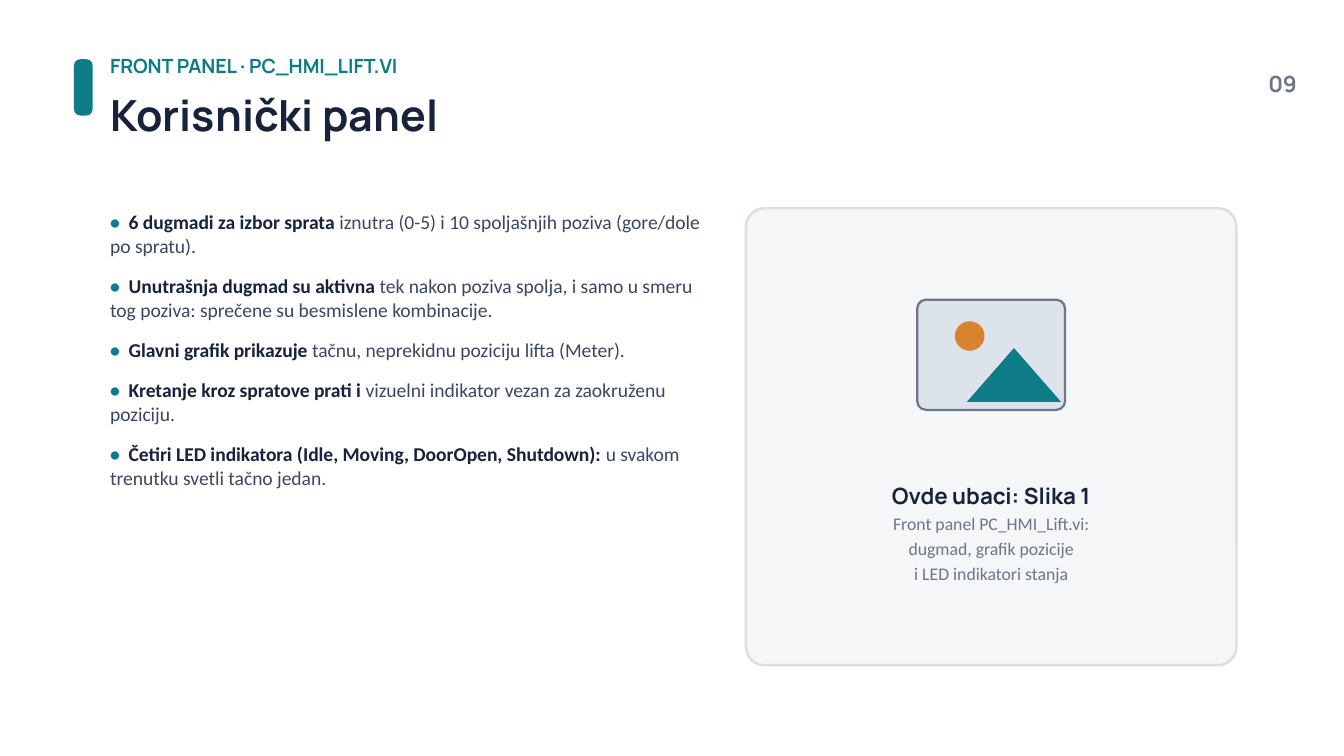
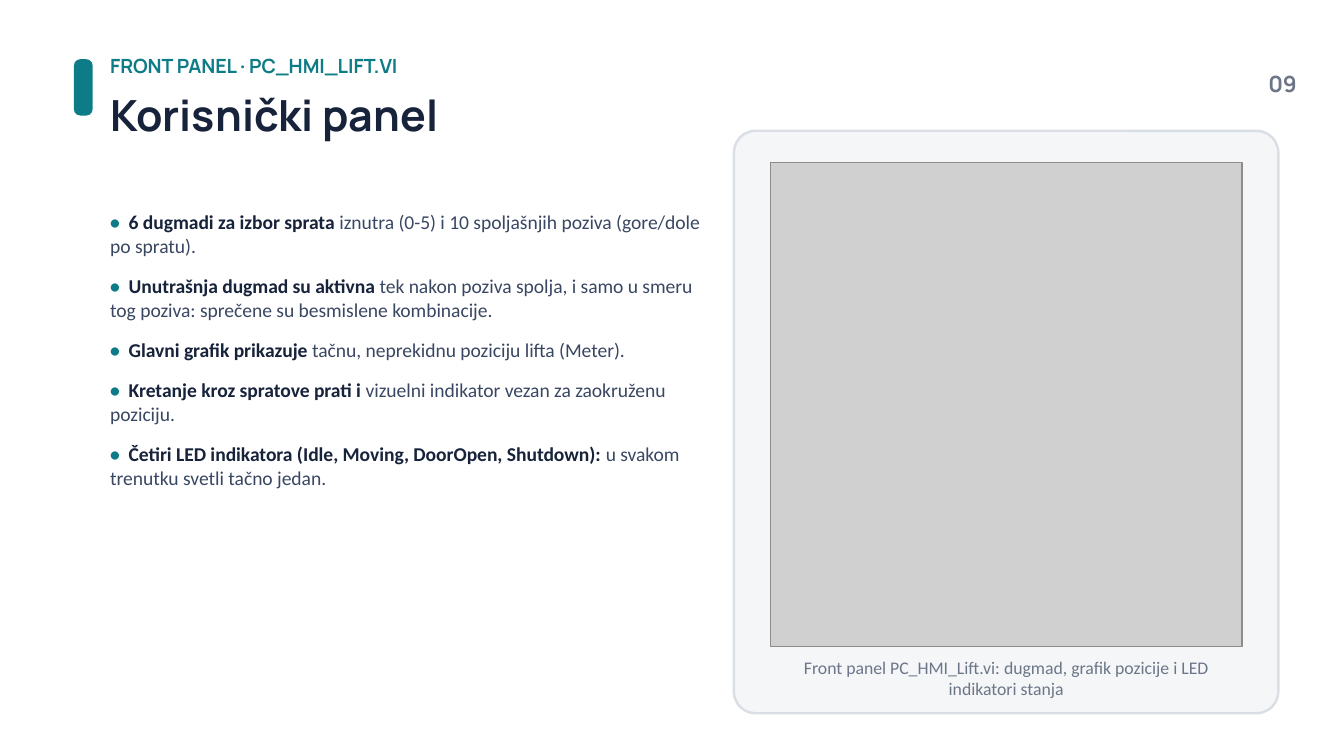
Before and after one commit to nikolilina/uarv_lift, a slide deck: slide 11 of Prezentacija_SIL_HIL_Lift.pptx (slide 10 before the commit). Drawn at 1344x756 pixels with LibreOffice and Linux fonts; fonts in the diff are those of the drawing; grey boxes stand for pictures. Boxes give left, top, right and bottom in pixels: in the first picture for what was removed or moved away, otherwise in the second. Text is boxed around its words. In the diff, an @@ line names an element or a change of style, - is before the commit and + after.

```diff
--- a/Prezentacija_SIL_HIL_Lift.pptx
+++ b/Prezentacija_SIL_HIL_Lift.pptx
@@ rounded rectangle: place and size @@
-rounded rectangle at box(746, 208, 1236, 665)
+rounded rectangle at box(734, 130, 1278, 712)
@@ picture added at box(770, 163, 1242, 646) @@
@@ rounded rectangle removed at box(918, 300, 1066, 410) @@
@@ ellipse removed at box(956, 321, 985, 351) @@
@@ triangle removed at box(968, 348, 1062, 402) @@
@@ text at box(804, 661, 1208, 698): text changed @@
-Ovde ubaci: Slika 1
-Front panel PC_HMI_Lift.vi:
-dugmad, grafik pozicije
-i LED indikatori stanja
+Front panel PC_HMI_Lift.vi: dugmad, grafik pozicije i LED indikatori stanja
```
Also in this commit, not shown: 2 other slides changed, 1 slide added.
